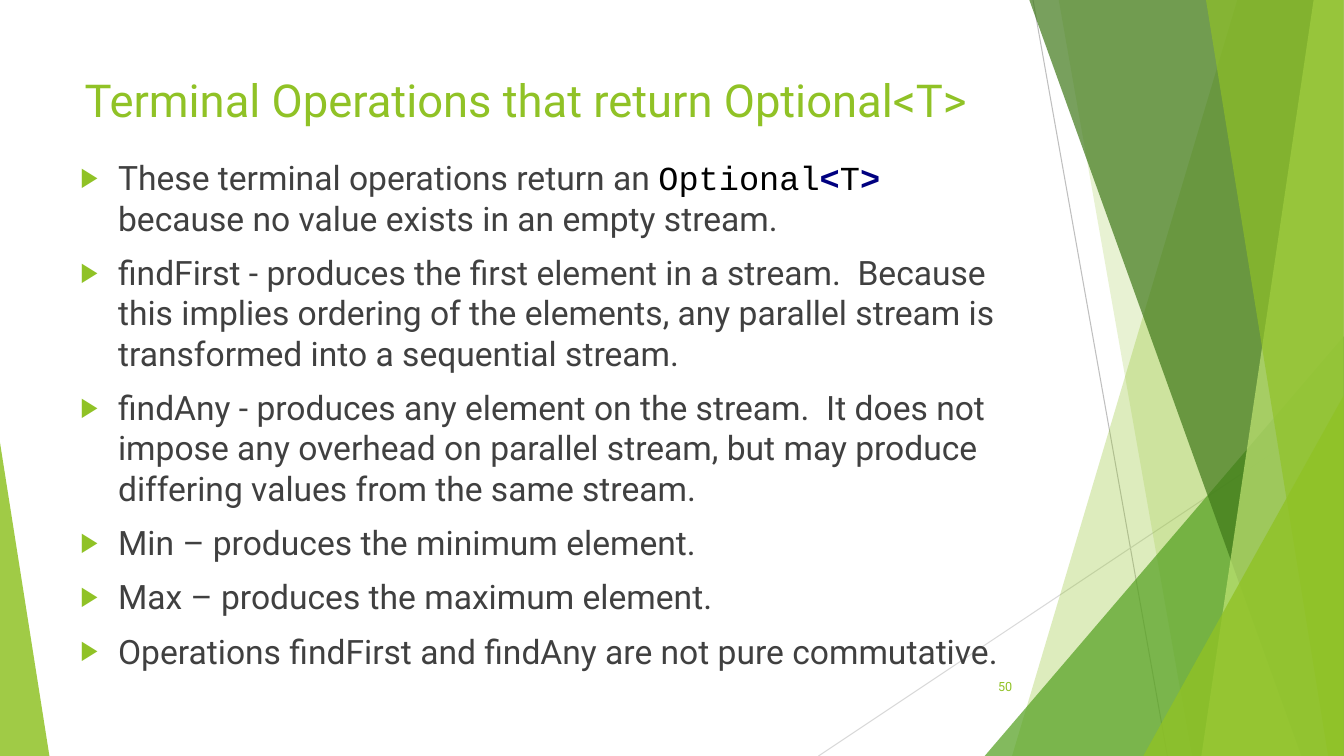
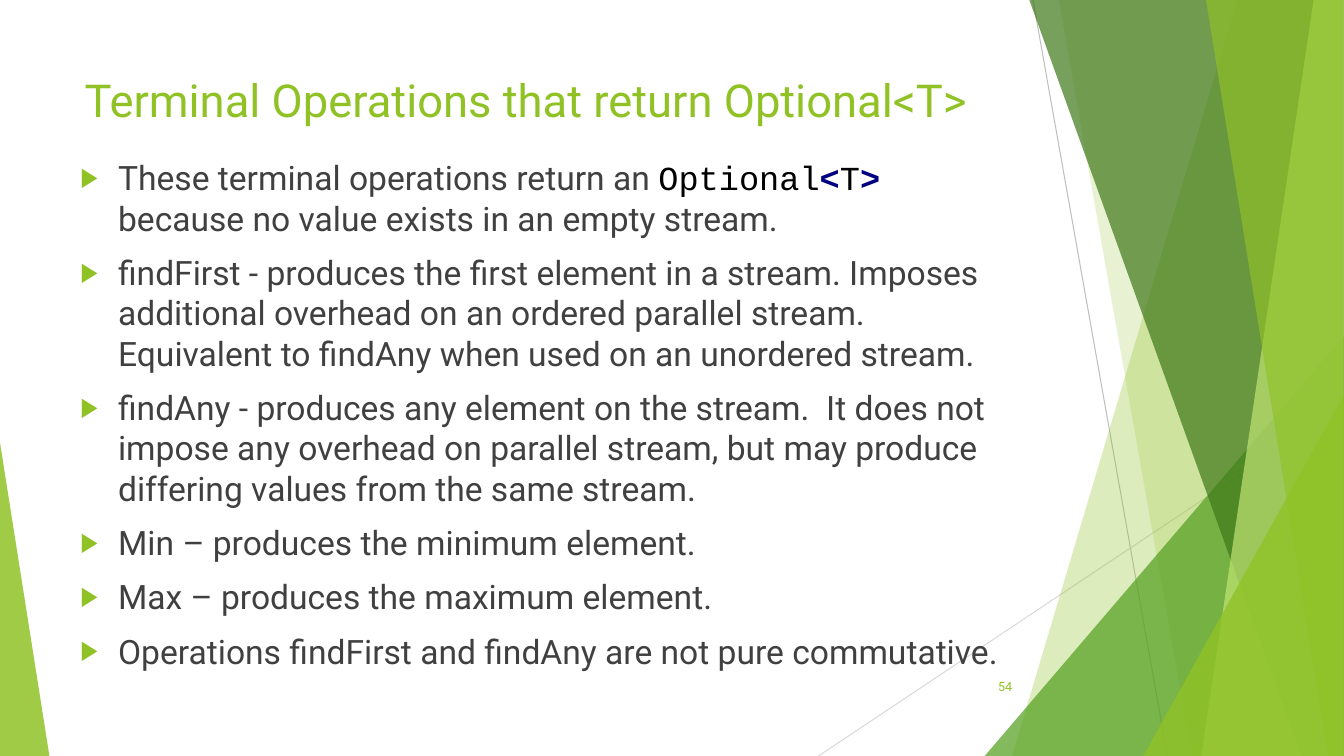
Before and after one commit to RichardRoda/2017-CodePaLOUsa-Lambda, a slide deck: slide 54 of Learning to Love the Lambda in the Stream.pptx (slide 50 before the commit). Drawn at 1344x756 pixels with LibreOffice and Linux fonts; fonts in the diff are those of the drawing. Boxes give left, top, right and bottom in pixels: in the first picture for what was removed or moved away, otherwise in the second. Text is boxed around its words. In the diff, an @@ line names an element or a change of style, - is before the commit and + after.

Commit message:
Add slides about sequential, parallel, ordered, and unordered streams.

```diff
--- a/Learning to Love the Lambda in the Stream.pptx
+++ b/Learning to Love the Lambda in the Stream.pptx
@@ text at bbox=[118, 259, 978, 373]: text changed @@
-▶ findFirst - produces the first element in a stream. Because this implies ordering of the elements, any parallel stream is transformed into a sequential stream.
+▶ findFirst - produces the first element in a stream. Imposes additional overhead on an ordered parallel stream. Equivalent to findAny when used on an unordered stream.
@@ page number at bbox=[998, 682, 1012, 691]: text changed @@
-50
+54
```
Also in this commit, not shown: 18 other slides changed, 4 slides added, 1 other file.
